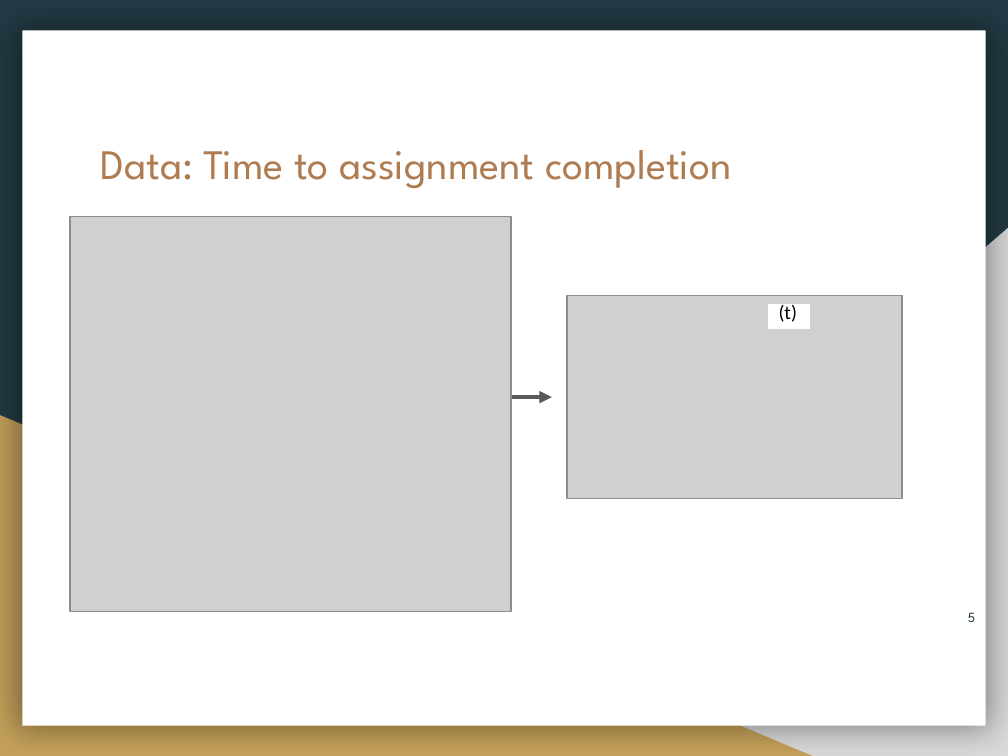
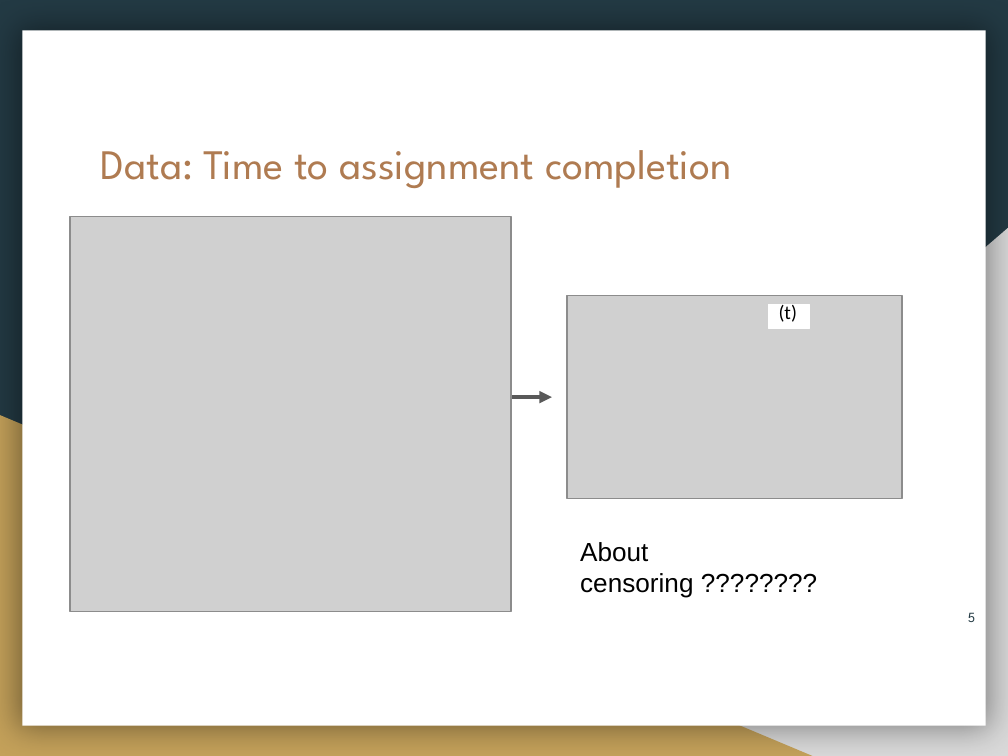
Before and after one commit to Jesse-Islam/ATGC_survival_presentation_Feb.27.2020, a slide deck: slide 5 of Intro To Survival Analysis.pptx. Drawn at 1008x756 pixels with LibreOffice and Linux fonts; fonts in the diff are those of the drawing; grey boxes stand for pictures. Boxes give left, top, right and bottom in pixels: in the first picture for what was removed or moved away, otherwise in the second. Text is boxed around its words. In the diff, an @@ line names an element or a change of style, - is before the commit and + after.

```diff
--- a/Intro To Survival Analysis.pptx
+++ b/Intro To Survival Analysis.pptx
@@ text added at box(580, 542, 693, 598), 14 pt, text #000000 @@
+About censoring ????????
```
Also in this commit, not shown: 3 other slides changed, 1 other file.
